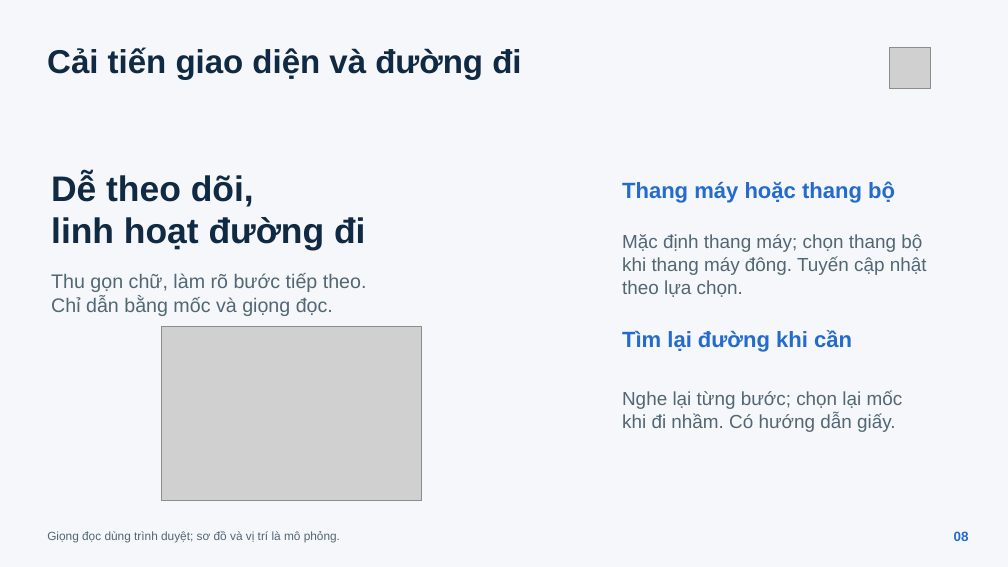
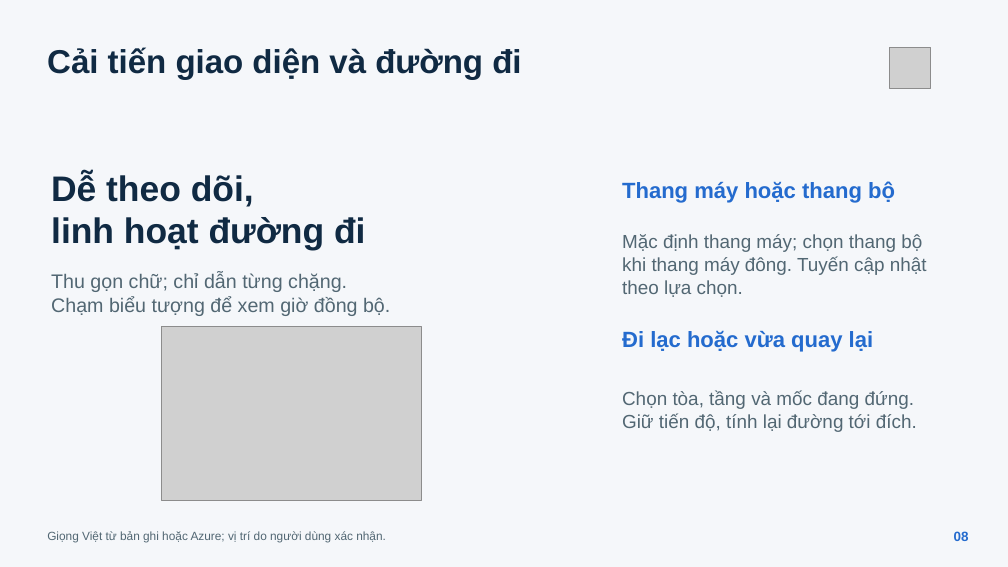
Before and after one commit to DuongDucMinh/1week_vinmec, a slide deck: slide 8 of outputs/slides/tro-ly-kham-ngoai-tru.pptx. Drawn at 1008x567 pixels with LibreOffice and Linux fonts; fonts in the diff are those of the drawing; grey boxes stand for pictures. Boxes give left, top, right and bottom in pixels: in the first picture for what was removed or moved away, otherwise in the second. Text is boxed around its words. In the diff, an @@ line names an element or a change of style, - is before the commit and + after.

Commit message:
docs(slides): synchronize the presentation with the current prototype
- Update prototype behavior, recovery and connectivity explanations on slides 8 and 9.
- Align slide 10 with the six-week coaching plan.
- Publish matching slide content, outline, preview images, PowerPoint and PDF.

```diff
--- a/outputs/slides/tro-ly-kham-ngoai-tru.pptx
+++ b/outputs/slides/tro-ly-kham-ngoai-tru.pptx
@@ text at [51,273,390,316]: text changed @@
-Thu gọn chữ, làm rõ bước tiếp theo.
-Chỉ dẫn bằng mốc và giọng đọc.
+Thu gọn chữ; chỉ dẫn từng chặng.
+Chạm biểu tượng để xem giờ đồng bộ.
@@ text at [622,330,873,352]: text changed @@
-Tìm lại đường khi cần
+Đi lạc hoặc vừa quay lại
@@ text at [622,391,917,432]: text changed @@
-Nghe lại từng bước; chọn lại mốc
-khi đi nhầm. Có hướng dẫn giấy.
+Chọn tòa, tầng và mốc đang đứng.
+Giữ tiến độ, tính lại đường tới đích.
@@ text at [47,531,386,543]: text changed @@
-Giọng đọc dùng trình duyệt; sơ đồ và vị trí là mô phỏng.
+Giọng Việt từ bản ghi hoặc Azure; vị trí do người dùng xác nhận.
```
Also in this commit, not shown: 2 other slides changed, 6 other files.
